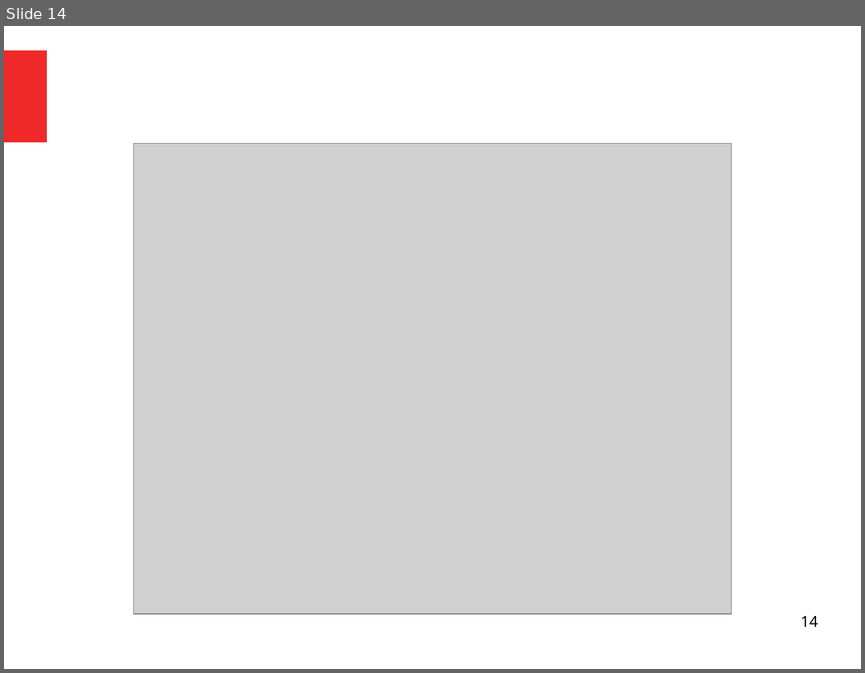
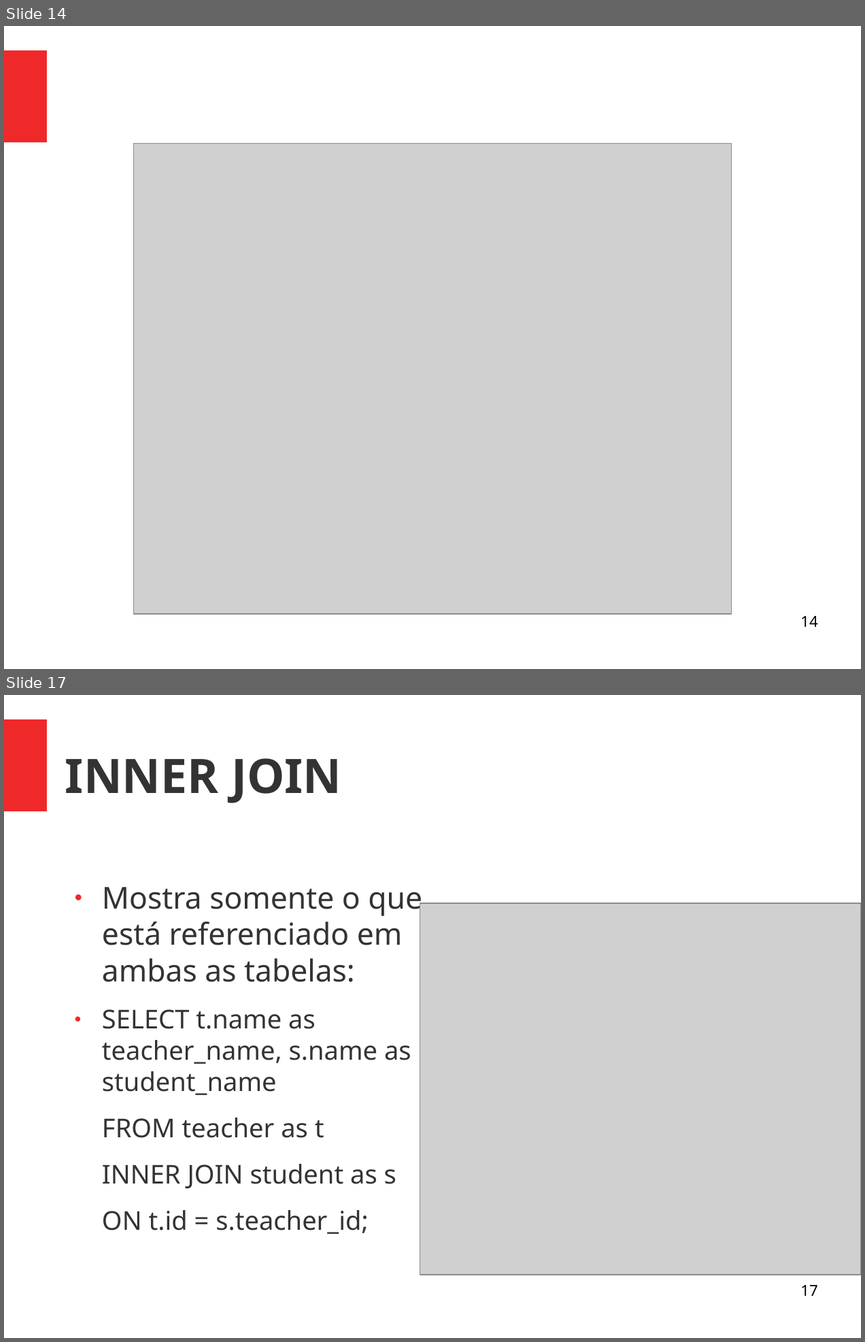
Before and after one commit to viniciusalveshax/aulas, a slide deck: banco-de-dados-2/aula3/bd2-pdf3-sql.odp. Shown one above the other, each under a label of ours: slide 14 before the commit, slides 14 and 17 after it; the slides between them are not shown. The pictures are 865x673 and 865x1342 pixels, drawn with LibreOffice and Linux fonts; fonts in the diff are those of the drawing; grey boxes stand for pictures. Boxes give left, top, right and bottom in pixels: in the first picture for what was removed or moved away, otherwise in the second. Text is boxed around its words. In the diff, an @@ line names an element or a change of style, - is before the commit and + after.

```diff
--- a/banco-de-dados-2/aula3/bd2-pdf3-sql.odp
+++ b/banco-de-dados-2/aula3/bd2-pdf3-sql.odp
@@ slide 17 added at (x1=4, y1=695, x2=861, y2=1338), background #FFFFFF; not listed: 1 template element that a slide beside it also shows @@
@@ title added at (x1=65, y1=758, x2=342, y2=803), 44 pt, text #333333, bold @@
+INNER JOIN
@@ text added at (x1=102, y1=887, x2=422, y2=1234), 24 pt, text #333333 @@
+● Mostra somente o que está referenciado em ambas as tabelas:
+● SELECT t.name as teacher_name, s.name as student_name
+FROM teacher as t
+INNER JOIN student as s
+ON t.id = s.teacher_id;
@@ picture added at (x1=420, y1=903, x2=861, y2=1275) @@
@@ page number added at (x1=800, y1=1285, x2=817, y2=1295), 14 pt, text #000000 @@
+17
```
Also in this commit, not shown: 3 slides changed, 4 other slides added, 1 other file.
